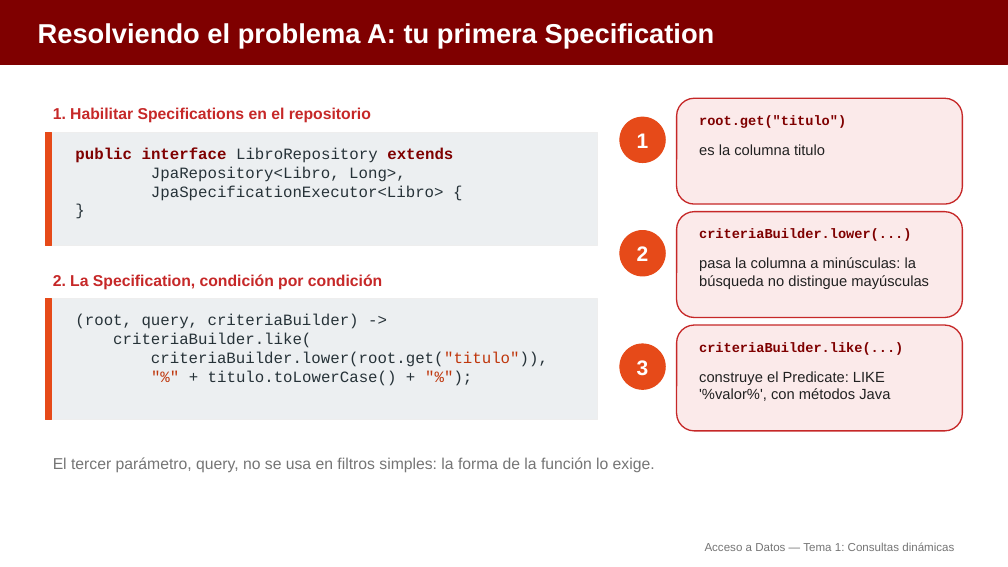
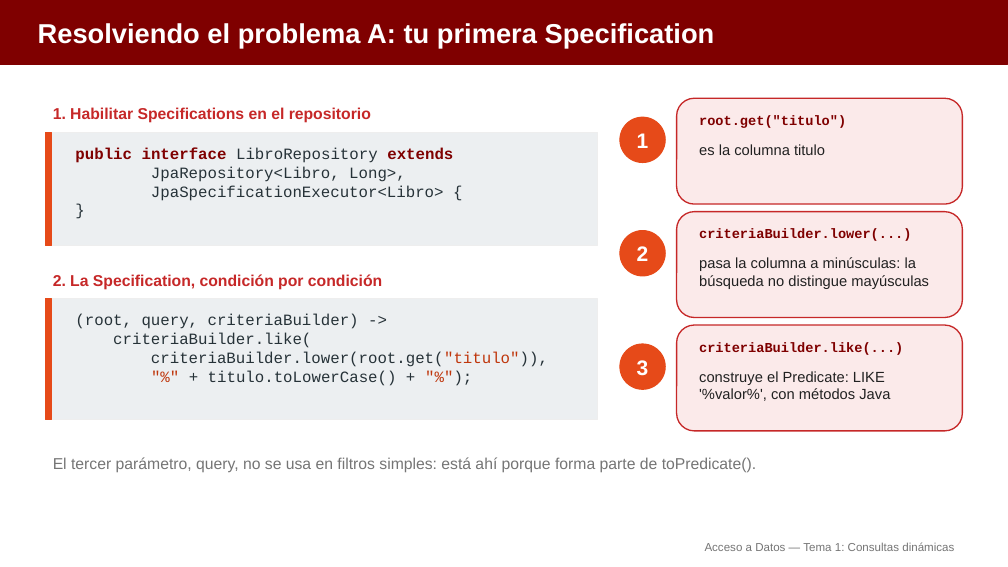
Before and after one commit to aitorventura/acceso-a-datos, a slide deck: slide 5 of docs/tema1/diapositivas/consultas-dinamicas.pptx. Drawn at 1008x567 pixels with LibreOffice and Linux fonts; fonts in the diff are those of the drawing. Boxes give left, top, right and bottom in pixels: in the first picture for what was removed or moved away, otherwise in the second. Text is boxed around its words. In the diff, an @@ line names an element or a change of style, - is before the commit and + after.

```diff
--- a/docs/tema1/diapositivas/consultas-dinamicas.pptx
+++ b/docs/tema1/diapositivas/consultas-dinamicas.pptx
@@ text at bbox=[53, 457, 756, 472]: text changed @@
-El tercer parámetro, query, no se usa en filtros simples: la forma de la función lo exige.
+El tercer parámetro, query, no se usa en filtros simples: está ahí porque forma parte de toPredicate().
```
Also in this commit, not shown: 7 other slides changed, 1 slide added.
